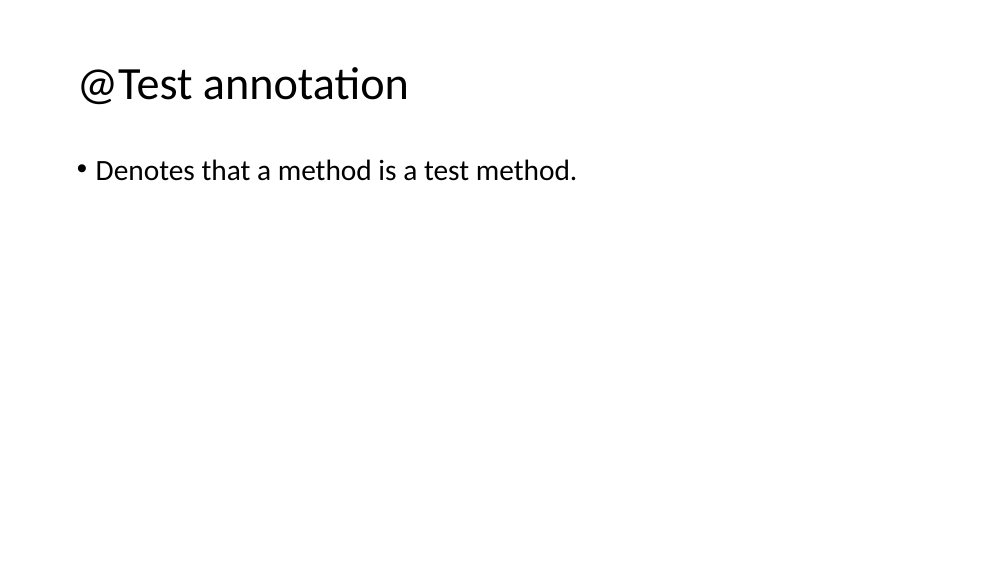
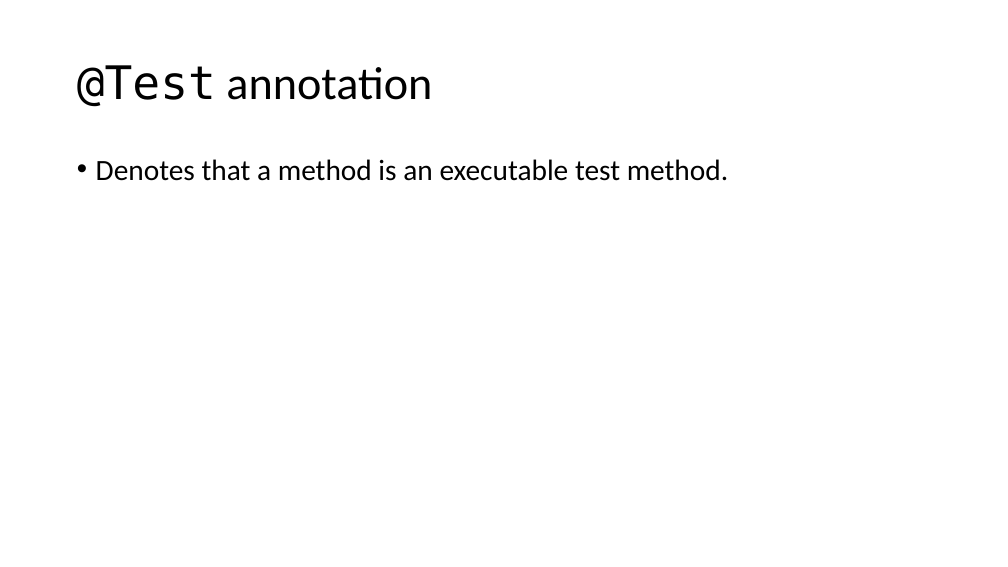
Before and after one commit to cebartling/test-driven, a slide deck: slide 14 of presentations/Introduction to JUnit 5.pptx. Drawn at 1008x567 pixels with LibreOffice and Linux fonts; fonts in the diff are those of the drawing. Boxes give left, top, right and bottom in pixels: in the first picture for what was removed or moved away, otherwise in the second. Text is boxed around its words. In the diff, an @@ line names an element or a change of style, - is before the commit and + after.

```diff
--- a/presentations/Introduction to JUnit 5.pptx
+++ b/presentations/Introduction to JUnit 5.pptx
@@ title "@Test annotation" at box(77, 65, 432, 107): font Calibri to DejaVu Sans Mono in "@Test" @@
@@ text at box(96, 159, 728, 181): text changed @@
-• Denotes that a method is a test method.
+• Denotes that a method is an executable test method.
```
Also in this commit, not shown: 14 other slides changed, 2 slides removed, 1 other file.
